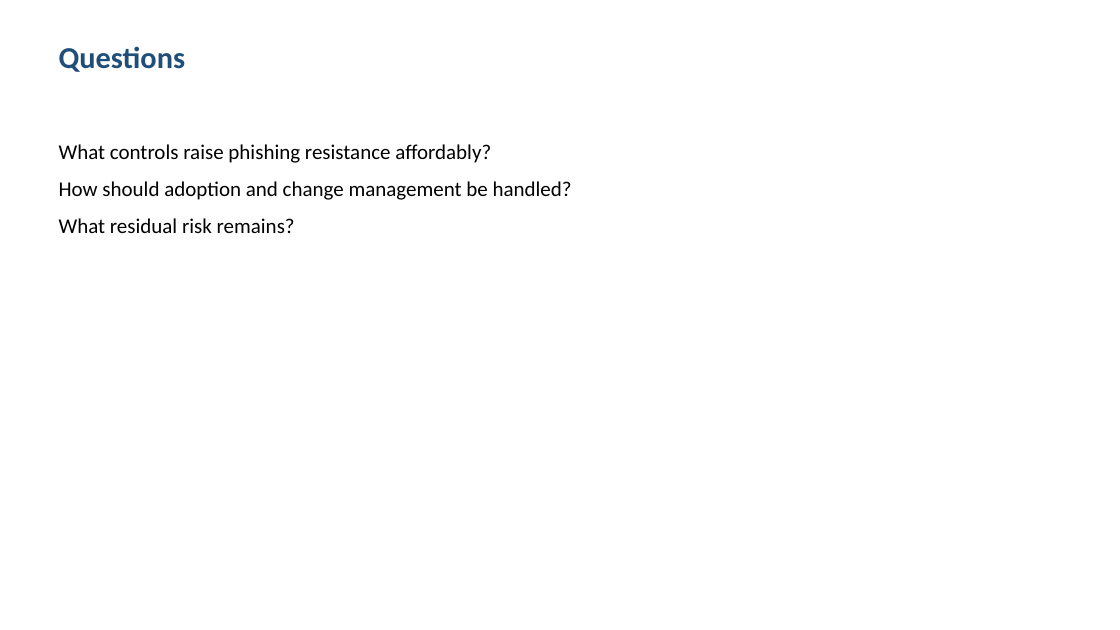
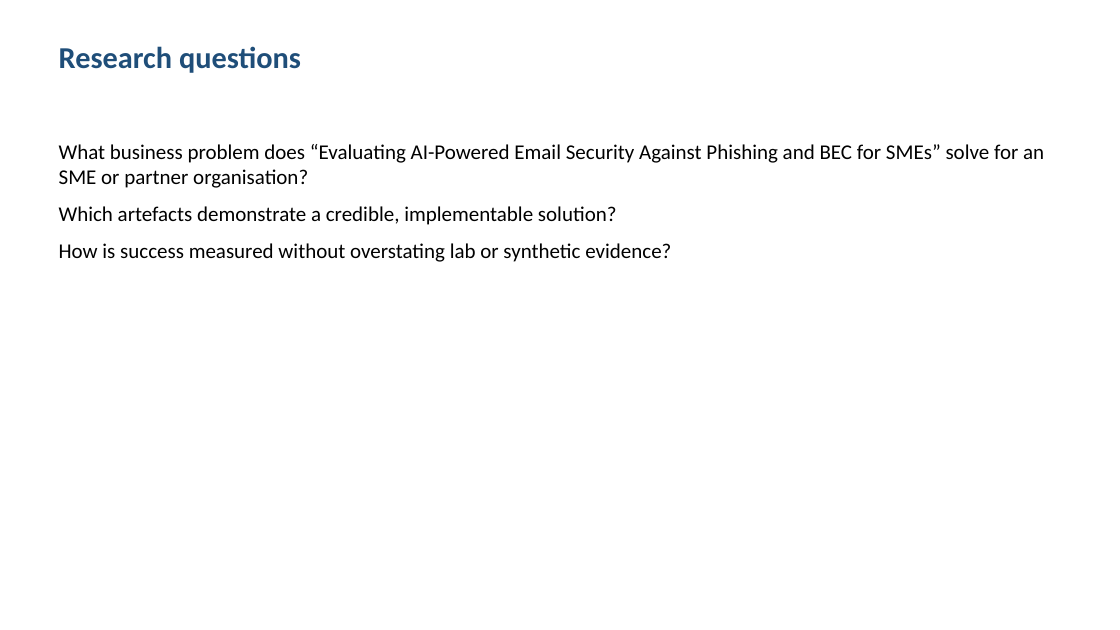
Before and after one commit to shohrabniaz/ai-email-security-evaluation, a slide deck: slide 2 of Final_Submission/02_Presentation.pptx. Drawn at 1120x630 pixels with LibreOffice and Linux fonts; fonts in the diff are those of the drawing. Boxes give left, top, right and bottom in pixels: in the first picture for what was removed or moved away, otherwise in the second. Text is boxed around its words. In the diff, an @@ line names an element or a change of style, - is before the commit and + after.

```diff
--- a/Final_Submission/02_Presentation.pptx
+++ b/Final_Submission/02_Presentation.pptx
@@ text at <box>59,46,301,73</box>: text changed @@
-Questions
+Research questions
@@ text at <box>59,144,1044,262</box>: text changed @@
-What controls raise phishing resistance affordably?
-How should adoption and change management be handled?
-What residual risk remains?
+What business problem does “Evaluating AI-Powered Email Security Against Phishing and BEC for SMEs” solve for an SME or partner organisation?
+Which artefacts demonstrate a credible, implementable solution?
+How is success measured without overstating lab or synthetic evidence?
```
Also in this commit, not shown: 3 other slides changed, 12 other files.
